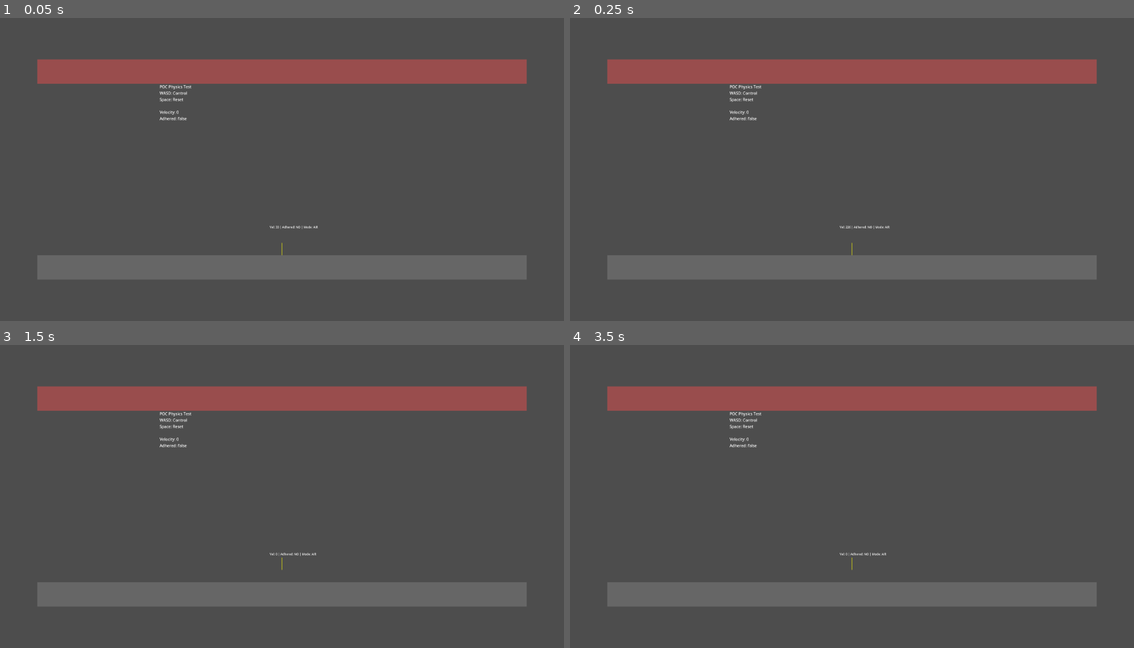
Above: before the commit, frames 1-4 (two rows, left to right).
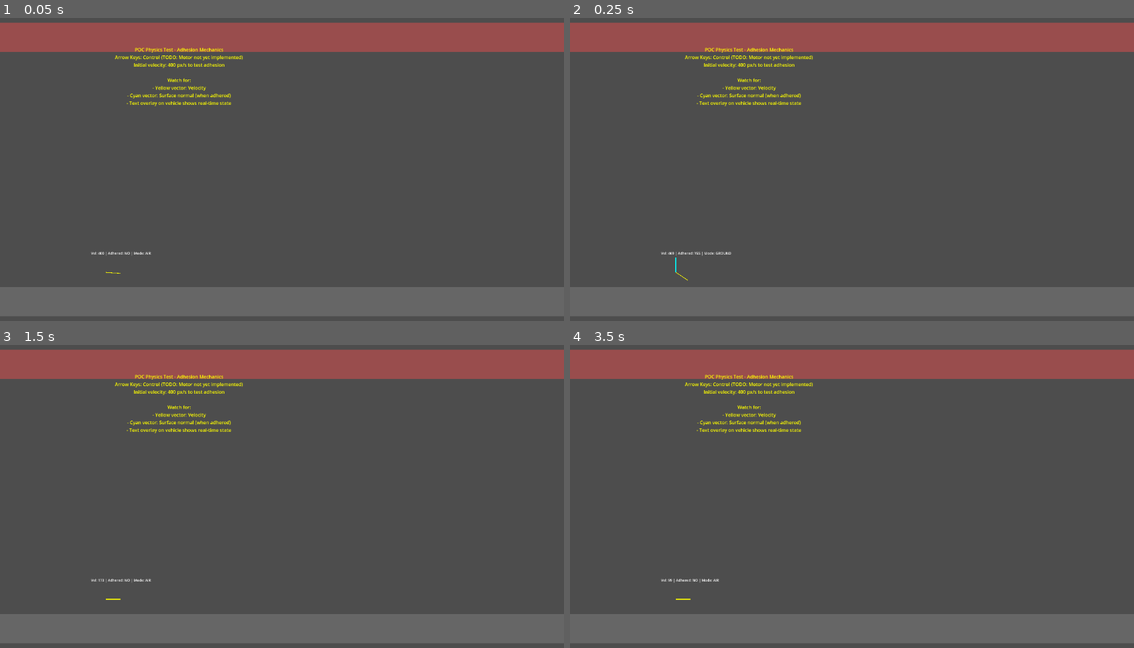
Above: after the commit, the same moments.

Repository: G36maid/Flipside-Godot
Game: Godot game, scene res://src/levels/test/poc_physics.tscn
Same seed, same stepped clock (60 frames per second), same inputs: the game is played once before the commit and once after it.
Inputs:
- Up to frame 1 (0.05 s): no input
- Up to frame 2 (0.25 s): no input
- Up to frame 3 (1.5 s): hold Right (ui_right) 0.53-1.28 s; tap Enter at 1.25 s; hold Left (ui_left) from 1.28 s (still down)
- Up to frame 4 (3.5 s): tap Space at 2 s; release Left (ui_left) at 2.03 s; hold Right (ui_right) from 2.03 s (still down); tap Enter at 2.75 s

The runs differ from the first frame. In frame 1, 34% of the frame differs, in the area x 0-100%, y 1-99%; in frame 2, 34%; in frame 3, 34%; in frame 4, 34%.

Commit message:
feat(test): add testable POC scene with initial velocity and documentation
- Add initial velocity (400 px/s) to vehicle for adhesion testing
  - Applied in vehicle_controller.gd _ready() after physics initialization
  - Allows immediate validation of adhesion mechanics without motor implementation

- Enhance poc_physics.tscn test environment
  - Add left/right walls (blue) for containment
  - Expand ground/ceiling to 3000px width
  - Add camera follower script for smooth vehicle tracking
  - Update debug label with testing instructions
  - Position vehicle at (-600, 350) for better initial view

- Create comprehensive testing documentation (docs/05_Testing_Guide.md)
  - Expected behavior walkthrough (spawn → adhesion → deceleration → detach)
  - Success criteria and verification checklist
  - Common issues debugging (fall-through, jitter, flickering)
  - Performance profiling guidelines
  - Phase 2 preparation roadmap

- Update docs/04_POC_Setup.md with reference to testing guide

The POC is now immediately testable via F5 in Godot editor without any
additional implementation. Users can observe velocity-based adhesion,
hysteresis buffer behavior, and debug visualization in real-time.

Diff:
--- /dev/null
+++ b/src/entities/vehicle/camera_follower.gd
@@ -0,0 +1,10 @@
+extends Camera2D
+
+## Camera follower for vehicle testing
+## Smoothly tracks the vehicle's position
+
+@onready var vehicle: Node2D = get_parent()
+
+func _process(delta: float) -> void:
+	if vehicle:
+		global_position = vehicle.global_position
--- a/src/entities/vehicle/vehicle_controller.gd
+++ b/src/entities/vehicle/vehicle_controller.gd
@@ -53,6 +53,12 @@
 	# Configure PinJoint motors (disabled by default, enabled on ground)
 	joint_left.motor_enabled = false
 	joint_right.motor_enabled = false
+
+	# TEST: Give initial velocity to test adhesion mechanics
+	await get_tree().physics_frame  # Wait one frame for physics to initialize
+	wheel_left.linear_velocity = Vector2(400, 0)
+	wheel_right.linear_velocity = Vector2(400, 0)
+	chassis.linear_velocity = Vector2(400, 0)
 
 # ========================================
 # PHYSICS LOOP
--- a/src/levels/test/poc_physics.tscn
+++ b/src/levels/test/poc_physics.tscn
@@ -1,55 +1,104 @@
-[gd_scene load_steps=4 format=3 uid="uid://ck2qax7q3wvqm"]
+[gd_scene load_steps=7 format=3 uid="uid://ck2p9x7q3wvqm"]
 
 [ext_resource type="PackedScene" uid="uid://b5jx3y8qwvqnk" path="res://src/entities/vehicle/vehicle.tscn" id="1_vehicle"]
+[ext_resource type="Script" path="res://src/entities/vehicle/camera_follower.gd" id="2_camera"]
 
 [sub_resource type="RectangleShape2D" id="RectangleShape2D_ground"]
-size = Vector2(2000, 100)
+size = Vector2(3000, 100)
 
 [sub_resource type="RectangleShape2D" id="RectangleShape2D_ceiling"]
-size = Vector2(2000, 100)
+size = Vector2(3000, 100)
+
+[sub_resource type="RectangleShape2D" id="RectangleShape2D_wall_left"]
+size = Vector2(100, 1000)
+
+[sub_resource type="RectangleShape2D" id="RectangleShape2D_wall_right"]
+size = Vector2(100, 1000)
 
 [node name="POC_Physics" type="Node2D"]
 
 [node name="Camera2D" type="Camera2D" parent="."]
-zoom = Vector2(0.5, 0.5)
+zoom = Vector2(0.6, 0.6)
+position_smoothing_enabled = true
+position_smoothing_speed = 5.0
 
 [node name="Ground" type="StaticBody2D" parent="."]
-position = Vector2(0, 400)
+position = Vector2(0, 450)
 
 [node name="CollisionShape2D" type="CollisionShape2D" parent="Ground"]
 shape = SubResource("RectangleShape2D_ground")
 
 [node name="ColorRect" type="ColorRect" parent="Ground"]
-offset_left = -1000.0
+offset_left = -1500.0
 offset_top = -50.0
-offset_right = 1000.0
+offset_right = 1500.0
 offset_bottom = 50.0
 color = Color(0.4, 0.4, 0.4, 1)
 
 [node name="Ceiling" type="StaticBody2D" parent="."]
-position = Vector2(0, -400)
+position = Vector2(0, -450)
 
 [node name="CollisionShape2D" type="CollisionShape2D" parent="Ceiling"]
 shape = SubResource("RectangleShape2D_ceiling")
 
 [node name="ColorRect" type="ColorRect" parent="Ceiling"]
-offset_left = -1000.0
+offset_left = -1500.0
 offset_top = -50.0
-offset_right = 1000.0
+offset_right = 1500.0
 offset_bottom = 50.0
 color = Color(0.6, 0.3, 0.3, 1)
 
+[node name="WallLeft" type="StaticBody2D" parent="."]
+position = Vector2(-1500, 0)
+
+[node name="CollisionShape2D" type="CollisionShape2D" parent="WallLeft"]
+shape = SubResource("RectangleShape2D_wall_left")
+
+[node name="ColorRect" type="ColorRect" parent="WallLeft"]
+offset_left = -50.0
+offset_top = -500.0
+offset_right = 50.0
+offset_bottom = 500.0
+color = Color(0.3, 0.3, 0.6, 1)
+
+[node name="WallRight" type="StaticBody2D" parent="."]
+position = Vector2(1500, 0)
+
+[node name="CollisionShape2D" type="CollisionShape2D" parent="WallRight"]
+shape = SubResource("RectangleShape2D_wall_right")
+
+[node name="ColorRect" type="ColorRect" parent="WallRight"]
+offset_left = -50.0
+offset_top = -500.0
+offset_right = 50.0
+offset_bottom = 500.0
+color = Color(0.3, 0.3, 0.6, 1)
+
 [node name="Vehicle" parent="." instance=ExtResource("1_vehicle")]
-position = Vector2(0, 300)
+position = Vector2(-600, 350)
+
+[node name="Camera2D" type="Camera2D" parent="Vehicle"]
+enabled = true
+zoom = Vector2(0.6, 0.6)
+position_smoothing_enabled = true
+position_smoothing_speed = 5.0
+script = ExtResource("2_camera")
 
 [node name="DebugLabel" type="Label" parent="."]
-offset_left = -500.0
-offset_top = -350.0
-offset_right = -200.0
-offset_bottom = -250.0
-text = "POC Physics Test
-WASD: Control
-Space: Reset
+offset_left = -600.0
+offset_top = -420.0
+offset_right = -100.0
+offset_bottom = -350.0
+theme_override_colors/font_color = Color(1, 1, 0, 1)
+theme_override_font_sizes/font_size = 16
+text = "POC Physics Test - Adhesion Mechanics
+Arrow Keys: Control (TODO: Motor not yet implemented)
+Initial velocity: 400 px/s to test adhesion
 
-Velocity: 0
-Adhered: false"
+Watch for:
+- Yellow vector: Velocity
+- Cyan vector: Surface normal (when adhered)
+- Text overlay on vehicle shows real-time state"
+horizontal_alignment = 1
+
+[editable path="Vehicle"]
Not shown, added: src/entities/vehicle/camera_follower.gd.uid
Not shown, changed: docs/04_POC_Setup.md
Not shown, added: docs/05_Testing_Guide.md
